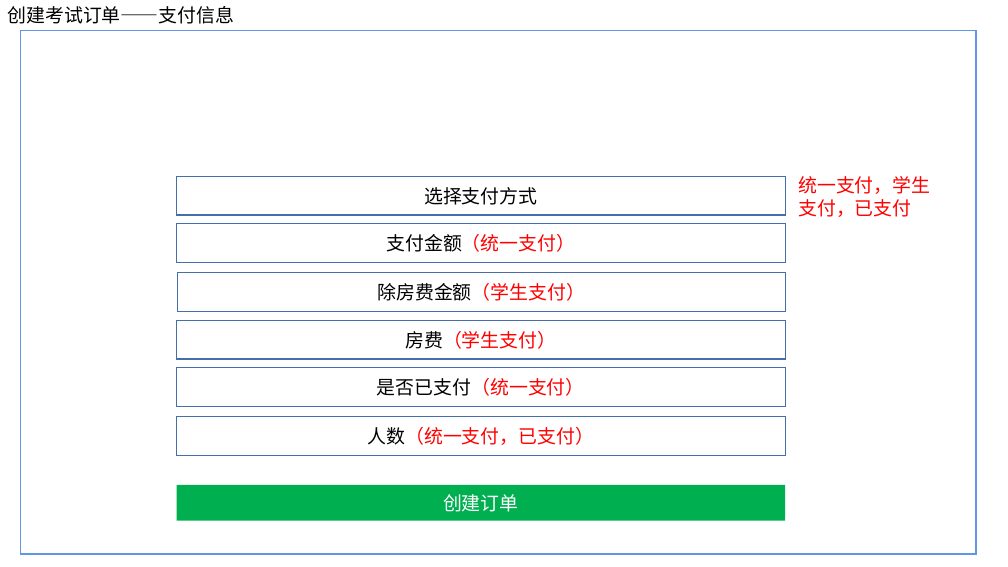
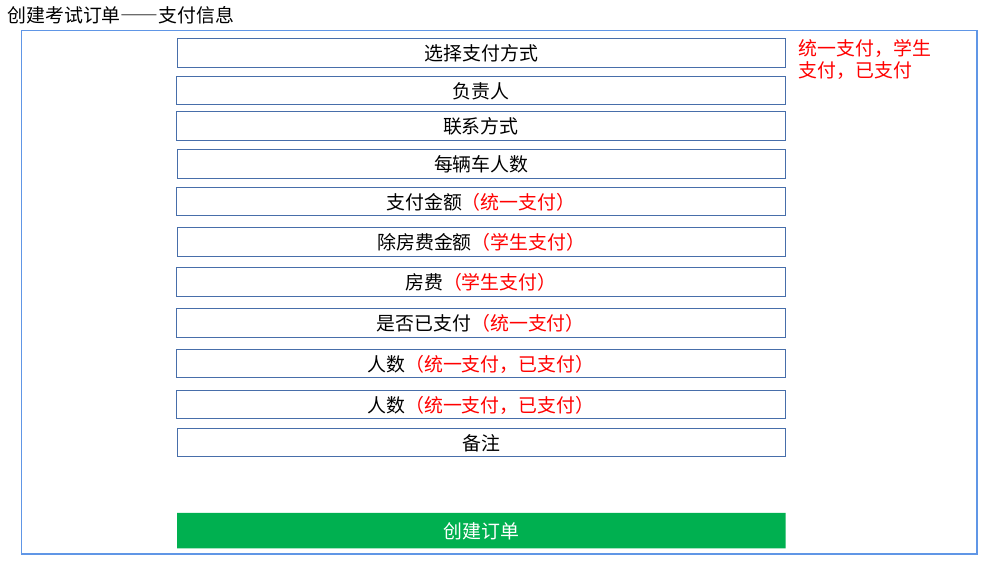
Before and after one commit to ISheenSomeOne/eTeam, a slide deck: slide 4 of eTeam需求界面1.pptx. Drawn at 1008x567 pixels with LibreOffice and Linux fonts; fonts in the diff are those of the drawing. Boxes give left, top, right and bottom in pixels: in the first picture for what was removed or moved away, otherwise in the second. Text is boxed around its words. In the diff, an @@ line names an element or a change of style, - is before the commit and + after.

```diff
--- a/eTeam需求界面1.pptx
+++ b/eTeam需求界面1.pptx
@@ rectangle "选择支付方式": place and size @@
-rectangle "选择支付方式" at [177,176,786,215]
+rectangle "选择支付方式" at [177,39,786,67]
@@ text "统一支付，学生支付，已支付": place and size @@
-text "统一支付，学生支付，已支付" at [798,176,930,217]
+text "统一支付，学生支付，已支付" at [799,39,931,79]
@@ rectangle added at [177,76,786,105], outline #476FAA 1 pt, 18 pt, text #000000 @@
+负责人
@@ rectangle added at [177,111,786,140], outline #476FAA 1 pt, 18 pt, text #000000 @@
+联系方式
@@ rectangle added at [177,150,786,178], outline #476FAA 1 pt, 18 pt, text #000000 @@
+每辆车人数
@@ rectangle "支付金额（统一支付）": place and size @@
-rectangle "支付金额（统一支付）" at [177,223,786,262]
+rectangle "支付金额（统一支付）" at [177,188,786,216]
@@ rectangle "除房费金额（学生支付）": place and size @@
-rectangle "除房费金额（学生支付）" at [177,273,786,312]
+rectangle "除房费金额（学生支付）" at [177,228,786,256]
@@ rectangle "房费（学生支付）": place and size @@
-rectangle "房费（学生支付）" at [177,321,786,359]
+rectangle "房费（学生支付）" at [177,268,786,296]
@@ rectangle "是否已支付（统一支付）": place and size @@
-rectangle "是否已支付（统一支付）" at [177,368,786,407]
+rectangle "是否已支付（统一支付）" at [177,309,786,337]
@@ rectangle "人数（统一支付，已支付）": place and size @@
-rectangle "人数（统一支付，已支付）" at [177,417,786,455]
+rectangle "人数（统一支付，已支付）" at [177,349,786,378]
@@ rectangle added at [177,390,786,419], outline #476FAA 1 pt, 18 pt, text #FF0000 @@
+人数（统一支付，已支付）
@@ rectangle added at [177,428,786,457], outline #476FAA 1 pt, 18 pt, text #000000 @@
+备注
@@ rectangle "创建订单": place and size @@
-rectangle "创建订单" at [177,485,786,520]
+rectangle "创建订单" at [177,513,786,548]
```
Also in this commit, not shown: 8 other slides changed, 11 slides added, 3 other files.
